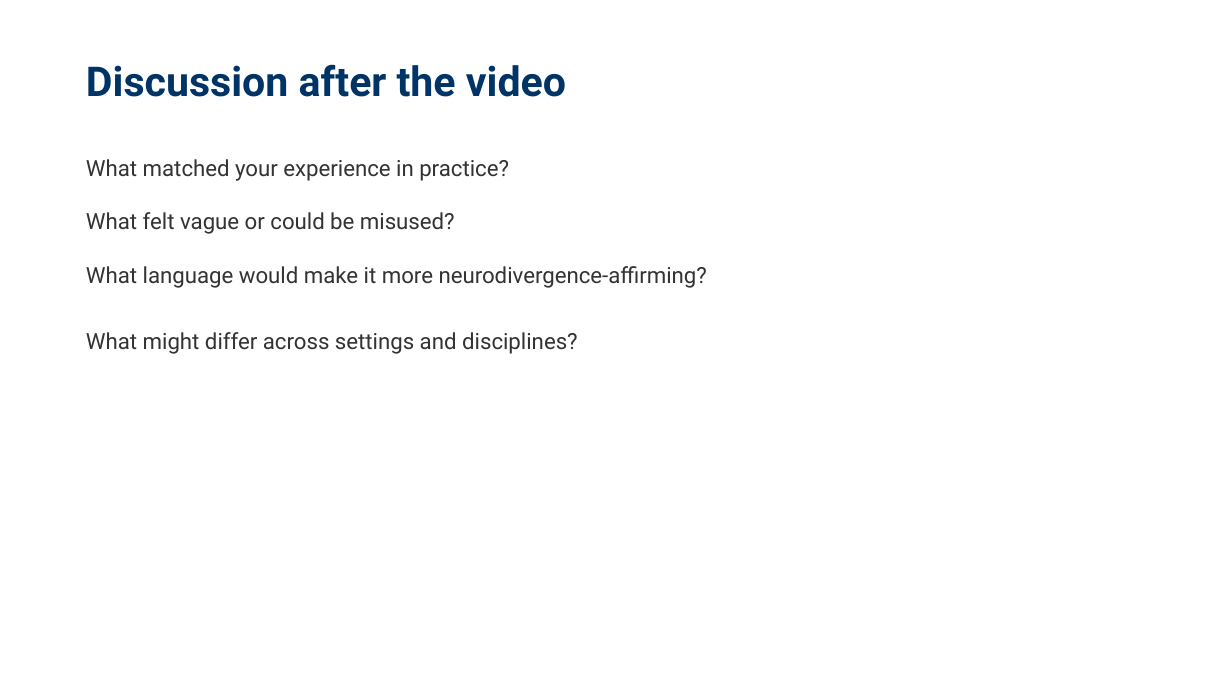
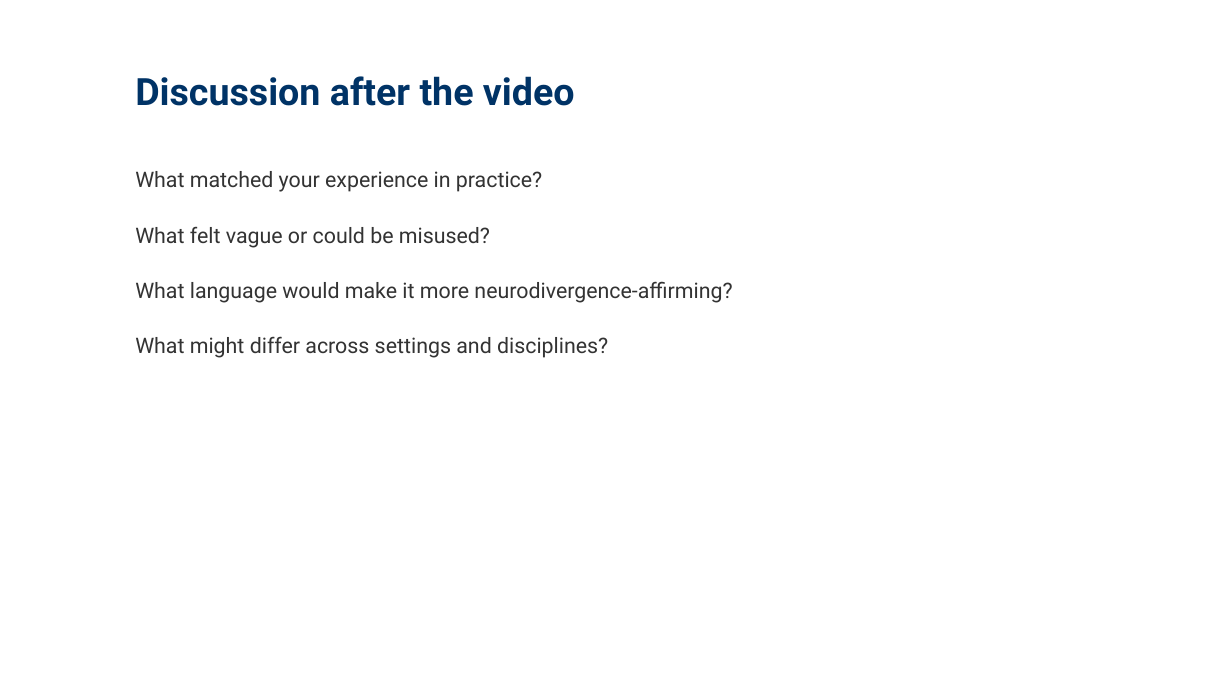
Before and after one commit to cathcoach4u/Internal-Resources-Training, a slide deck: slide 7 of docs/assets/files/presentations/Capacity_Overwhelm_MHPN_Session.pptx. Drawn at 1232x693 pixels with LibreOffice and Linux fonts; fonts in the diff are those of the drawing. Boxes give left, top, right and bottom in pixels: in the first picture for what was removed or moved away, otherwise in the second. Text is boxed around its words. In the diff, an @@ line names an element or a change of style, - is before the commit and + after.

```diff
--- a/docs/assets/files/presentations/Capacity_Overwhelm_MHPN_Session.pptx
+++ b/docs/assets/files/presentations/Capacity_Overwhelm_MHPN_Session.pptx
@@ text "Discussion after the video": place and size @@
-text "Discussion after the video" at [86,64,566,97]
+text "Discussion after the video" at [135,76,575,106]
@@ text "Discussion after the video" at [135,76,575,106]: size 24 to 22 pt; vertical alignment middle to top @@
@@ text at [135,171,542,192]: text changed; size 13 to 12.5 pt @@
-What matched your experience in practice?
-What felt vague or could be misused?
-What language would make it more neurodivergence-affirming?
-What might differ across settings and disciplines?
+What matched your experience in practice?
@@ text added at [135,226,490,248], 12.5 pt, text #333333 @@
+What felt vague or could be misused?
@@ text added at [135,281,732,303], 12.5 pt, text #333333 @@
+What language would make it more neurodivergence-affirming?
@@ text added at [135,336,608,358], 12.5 pt, text #333333 @@
+What might differ across settings and disciplines?
```
Also in this commit, not shown: 9 other slides changed.
